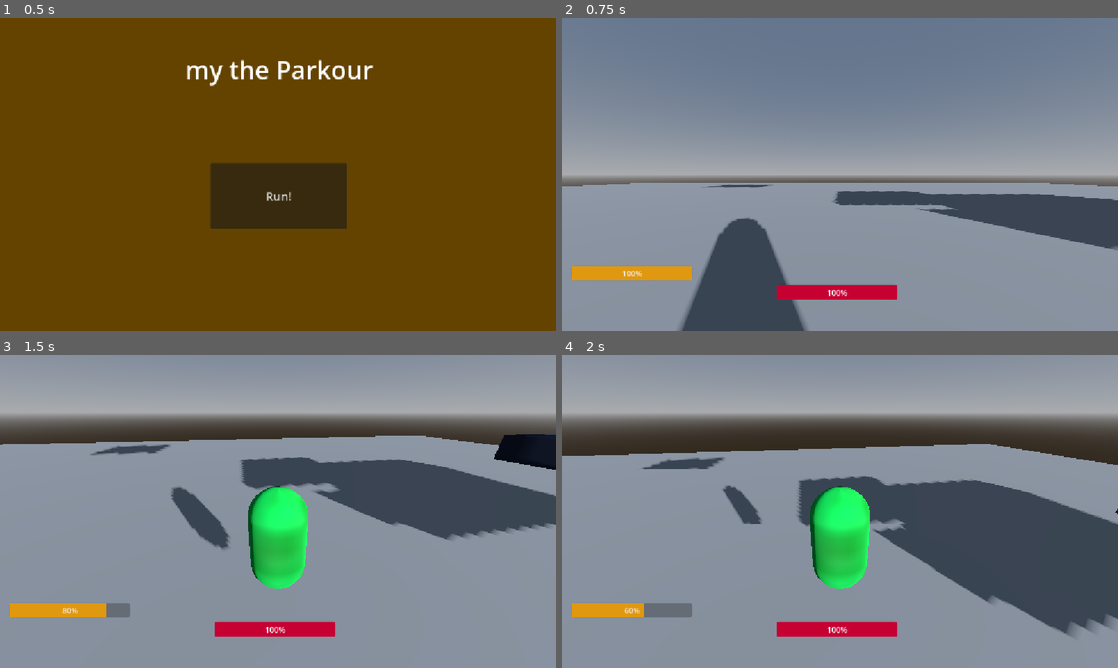
Above: before the commit, frames 1-4 (two rows, left to right).
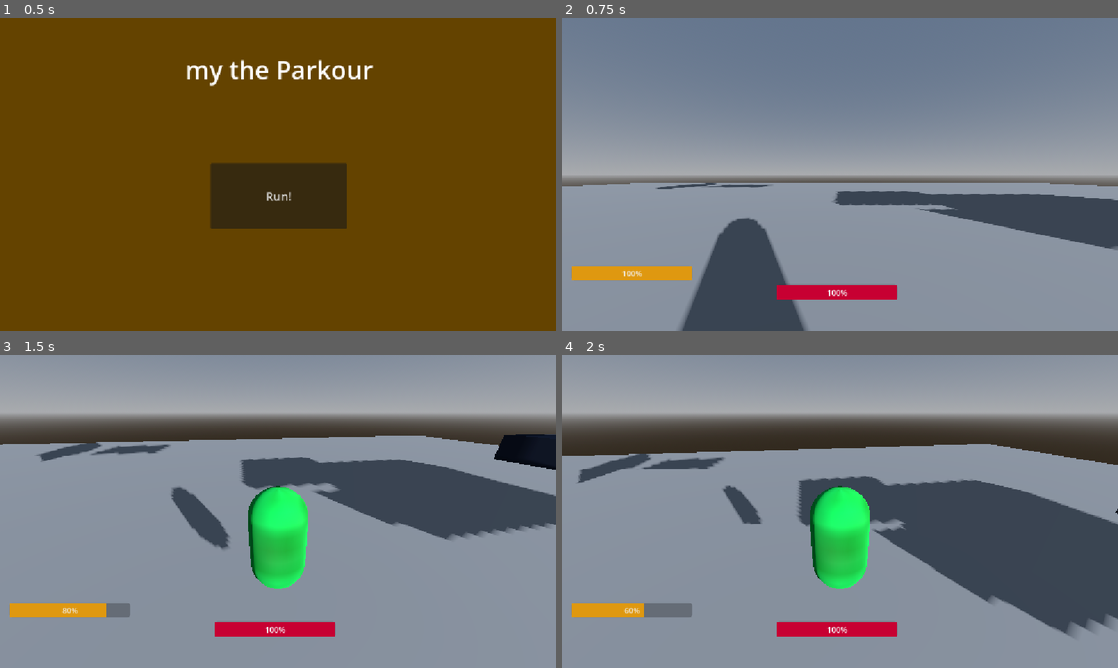
Above: after the commit, the same moments.

Repository: mmehrad2015827-a11y/rule
Game: Godot game, scene res://StartMenu.tscn
Two runs of this game, one before a commit and one after it. Both use one fixed random seed, a clock stepped at 60 frames per second and the inputs below. The engine's default icon, where the game draws it, is replaced by a stand-in: a white triangle on a blue panel in a dark square.
Inputs (mouse positions are in pixels of both pictures, inside the frame that each line leads up to):
- Up to frame 1 (0.5 s): no input
- Up to frame 2 (0.75 s): click "Run!" at 0.5 s
- Up to frame 3 (1.5 s): tap Enter (ui_accept) at 1.25 s; move the mouse to (305, 511) at 1.27 s; hold Up (ui_up) from 1.28 s (still down); tap T at 1.35 s
- Up to frame 4 (2 s): keep holding Up (ui_up); tap Enter (ui_accept) at 1.52 s

Frame 1 is identical in both runs. In frame 2, less than 0.1% of the frame differs, in the area x 16-28%, y 52-55%; in frame 3, 0.3%; in frame 4, 0.5%, in the area x 2-16%, y 31-41%.

Commit message:
Rule Godot

Diff:
--- a/my.gd
+++ b/my.gd
@@ -15,6 +15,7 @@
 @export var stamina_regen = 15.0
 @export var run_drain = 25.0
 @export var jump_drain = 20.0
+@export var Last_jump_drain = 30.0
 
 # --- تنظیمات سلامتی و دمیج ---
 @export var max_health = 100.0
--- a/vs.tscn
+++ b/vs.tscn
@@ -75,6 +75,15 @@
 
 [sub_resource type="BoxShape3D" id="BoxShape3D_n32ao"]
 size = Vector3(9, 1.2, 2.4)
+
+[sub_resource type="StandardMaterial3D" id="StandardMaterial3D_l0juq"]
+albedo_texture = ExtResource("4_awcal")
+
+[sub_resource type="BoxMesh" id="BoxMesh_ibiya"]
+size = Vector3(2, 2, 6.2)
+
+[sub_resource type="BoxShape3D" id="BoxShape3D_qhktn"]
+size = Vector3(2, 2, 6.2)
 
 [node name="Node3D" type="Node3D" unique_id=1327071951]
 script = ExtResource("1_od4ev")
@@ -213,3 +222,15 @@
 [node name="CollisionShape3D" type="CollisionShape3D" parent="StaticBody3D4" unique_id=1009110703]
 transform = Transform3D(1, 0, 0, 0, 0.95958424, 0.2814213, 0, -0.2814213, 0.95958424, 0, 0, 0)
 shape = SubResource("BoxShape3D_n32ao")
+
+[node name="StaticBody3D6" type="StaticBody3D" parent="." unique_id=2071410751]
+transform = Transform3D(1, 0, 0, 0, 1, 0, 0, 0, 1, -1.6674862, 11.309104, 10.18189)
+
+[node name="MeshInstance3D" type="MeshInstance3D" parent="StaticBody3D6" unique_id=1351867160]
+transform = Transform3D(0.70710677, -0.70710677, 0, 0.70710677, 0.70710677, 0, 0, 0, 1, 0, 0, 0)
+material_override = SubResource("StandardMaterial3D_l0juq")
+mesh = SubResource("BoxMesh_ibiya")
+
+[node name="CollisionShape3D" type="CollisionShape3D" parent="StaticBody3D6" unique_id=933480139]
+transform = Transform3D(0.70710677, -0.70710677, 0, 0.70710677, 0.70710677, 0, 0, 0, 1, 0, 0, 0)
+shape = SubResource("BoxShape3D_qhktn")
Not shown, changed: export_presets.cfg
